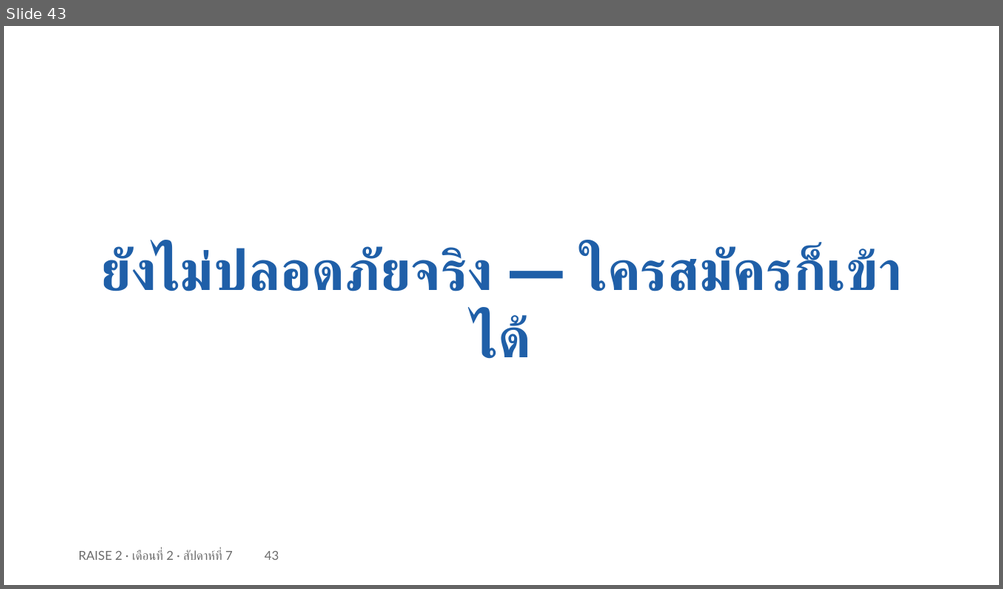
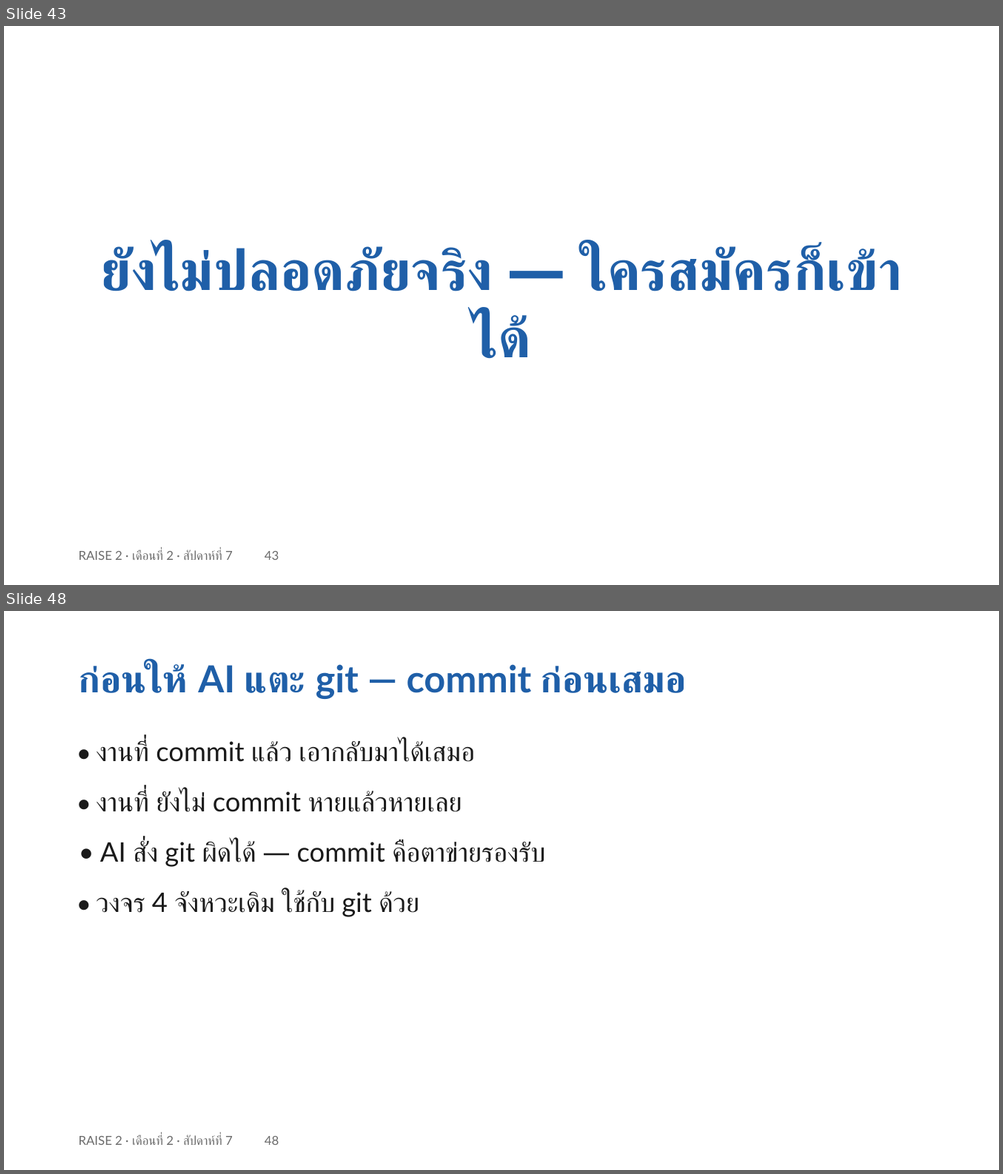
Before and after one commit to cnacha-mfu/raise2-module2, a slide deck: materials/week7/w7-slides.pptx. Shown one above the other, each under a label of ours: slide 43 before the commit, slides 43 and 48 after it; the slides between them are not shown. The pictures are 1003x589 and 1003x1174 pixels, drawn with LibreOffice and Linux fonts; fonts in the diff are those of the drawing. Boxes give left, top, right and bottom in pixels: in the first picture for what was removed or moved away, otherwise in the second. Text is boxed around its words. In the diff, an @@ line names an element or a change of style, - is before the commit and + after.

Commit message:
สัปดาห์ 7: ตัดสไลด์ Git เหลือ 12 นาที (คำสั่งยกให้ Claude · สอนแค่ 3 อย่างที่ AI ทำแทนไม่ได้) · เปลี่ยน 'ห้าม fork' เป็นให้ clone week6-start แล้วเริ่มประวัติ git ใหม่

```diff
--- a/materials/week7/w7-slides.pptx
+++ b/materials/week7/w7-slides.pptx
@@ slide 48 added at (4, 611, 999, 1170), background #FFFFFF @@
@@ text added at (79, 664, 686, 699), 36 pt, text #1F5FA8, bold @@
+ก่อนให้ AI แตะ git — commit ก่อนเสมอ
@@ text added at (96, 741, 475, 762), 26 pt, text #1A1A1A @@
+• งานที่ commit แล้ว เอากลับมาได้เสมอ
@@ text added at (96, 791, 462, 812), 26 pt, text #1A1A1A @@
+• งานที่ ยังไม่ commit หายแล้วหายเลย
@@ text added at (100, 840, 545, 867), 26 pt, text #1A1A1A @@
+• AI สั่ง git ผิดได้ — commit คือตาข่ายรองรับ
@@ text added at (96, 891, 419, 917), 26 pt, text #1A1A1A @@
+• วงจร 4 จังหวะเดิม ใช้กับ git ด้วย
@@ text added at (79, 1136, 279, 1145), 12 pt, text #6B6B6B @@
+RAISE 2 · เดือนที่ 2 · สัปดาห์ที่ 7 48
```
Also in this commit, not shown: 21 slides changed, 1 other slide added, 4 slides removed, 12 other files.
